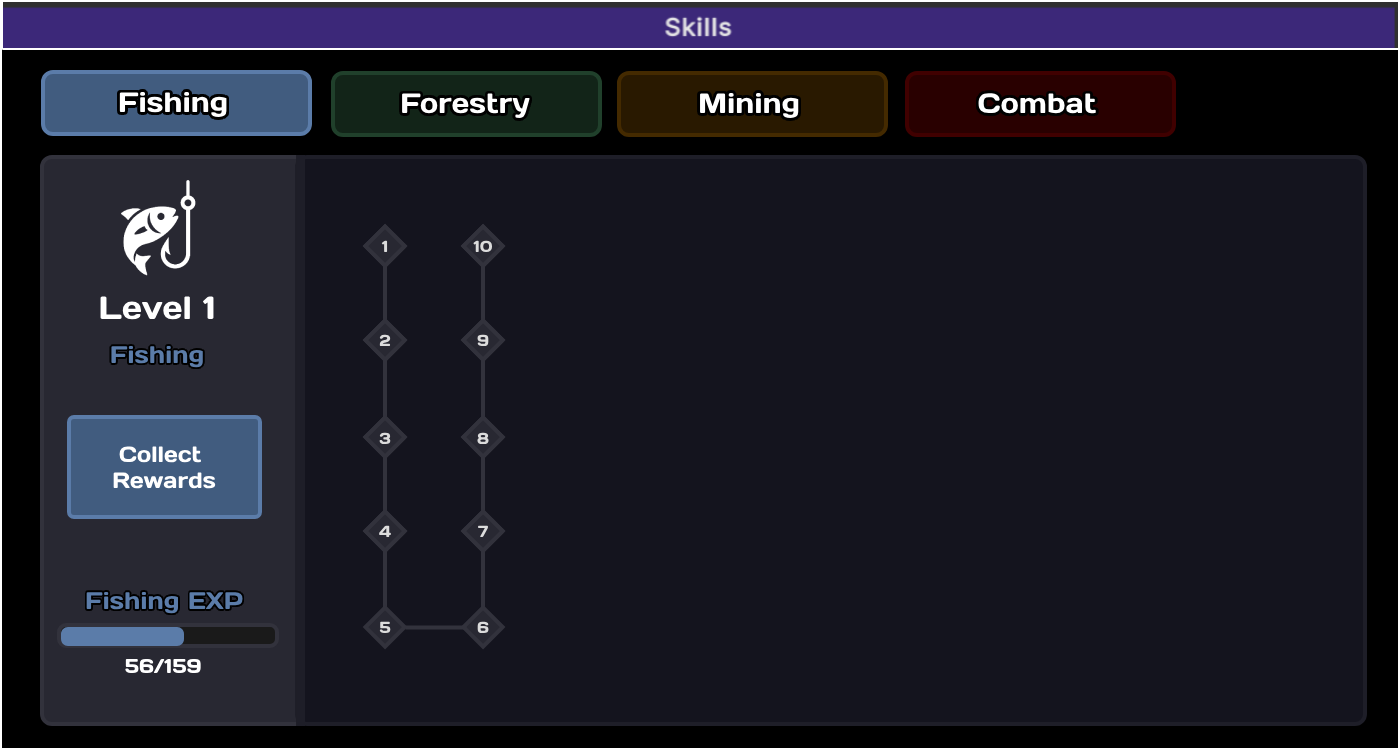
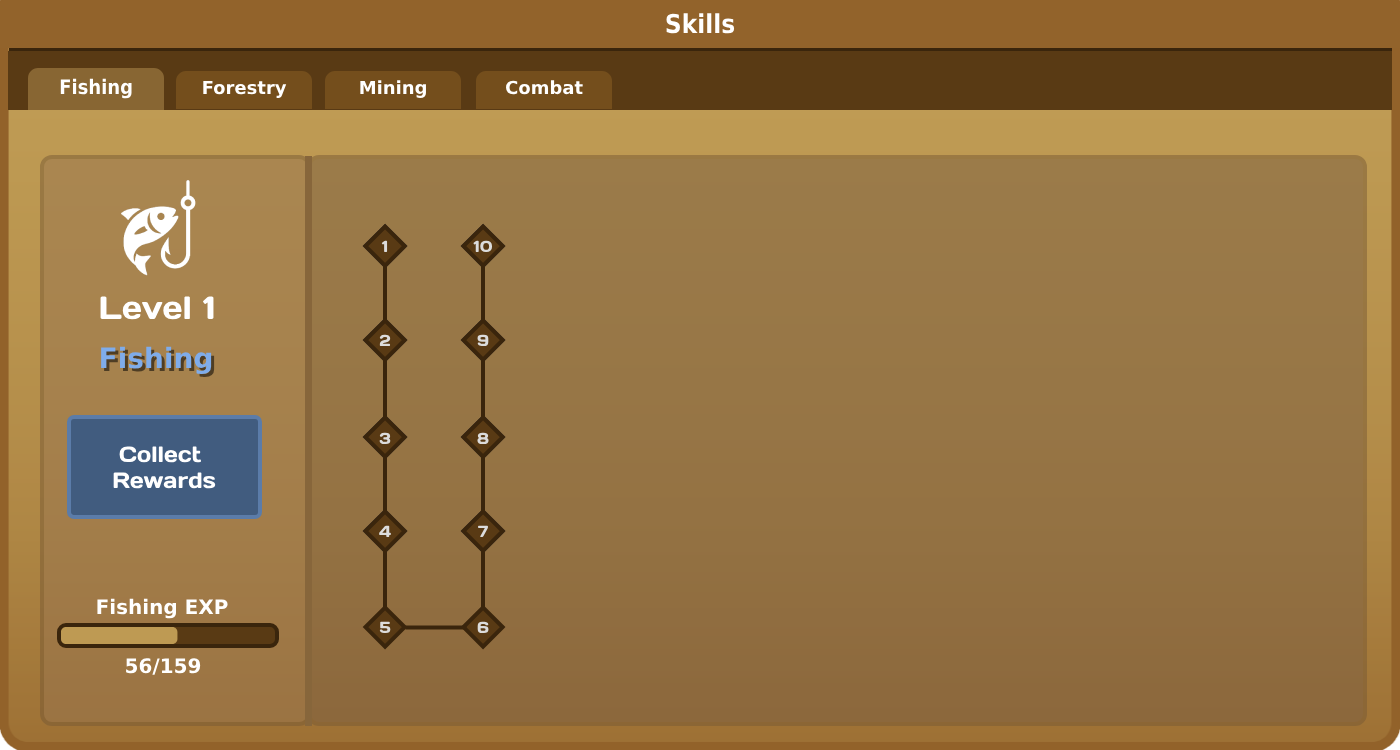
Two versions of the same layered image (1400 × 750). Layer-by-layer changes:
moved "Fishing EXP" (1st of 2, in "TransparentTheme") into group "TransparentTheme" over (86, 592, 243, 614)
moved "Fishing" (1st of 4, in "TransparentTheme") into group "TransparentTheme" over (111, 346, 203, 368)
moved "Level 1" (1st of 2, in "TransparentTheme") into group "TransparentTheme" over (100, 296, 214, 320)
moved "Layer 2" into group "TransparentTheme" over (121, 180, 196, 276)
moved "Combat" (1st of 2, in "TransparentTheme") into group "TransparentTheme" over (978, 93, 1096, 114)
moved "Mining" (1st of 2, in "TransparentTheme") into group "TransparentTheme" over (700, 93, 799, 118)
moved "Forestry" (1st of 2, in "TransparentTheme") into group "TransparentTheme" over (402, 93, 530, 118)
moved "Fishing" (2nd of 4, in "TransparentTheme") into group "TransparentTheme" over (119, 92, 227, 117)
moved "Layer 1" into group "TransparentTheme" over (3, 2, 1398, 48)
moved "Background" into group "TransparentTheme" over (0, 0, 1400, 750)
added group "WoodTheme" with 80 layers over (0, 0, 1400, 750)
added group "SkillTabs" with 8 layers in group "WoodTheme" over (60, 78, 583, 99)
added layer "Fishing" (3rd of 4, in "WoodTheme" › "SkillTabs") in group "SkillTabs" over (60, 78, 132, 99)
added layer "Skills" in group "WoodTheme" over (666, 13, 735, 34)
added group "LevelLabels" with 53 layers in group "WoodTheme" over (379, 240, 493, 633)
added layer "Fishing" (4th of 4, in "WoodTheme") in group "WoodTheme" over (101, 346, 212, 374)
added layer "Fishing EXP" (2nd of 2, in "WoodTheme") in group "WoodTheme" over (97, 598, 228, 619)
added layer "Level 1" (2nd of 2, in "WoodTheme") in group "WoodTheme" over (100, 296, 214, 320)
added layer "Layer 2 copy" in group "WoodTheme" over (121, 180, 196, 276)
added layer "OptionsBg copy" in group "WoodTheme" over (0, 0, 1400, 750)
…and 41 more changes (22 added, 19 stack)
